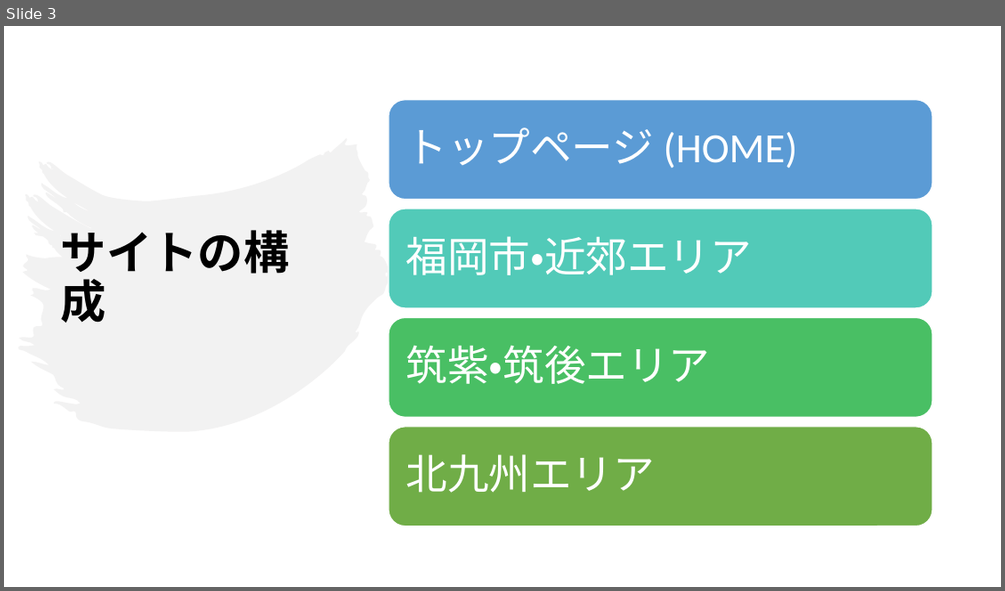
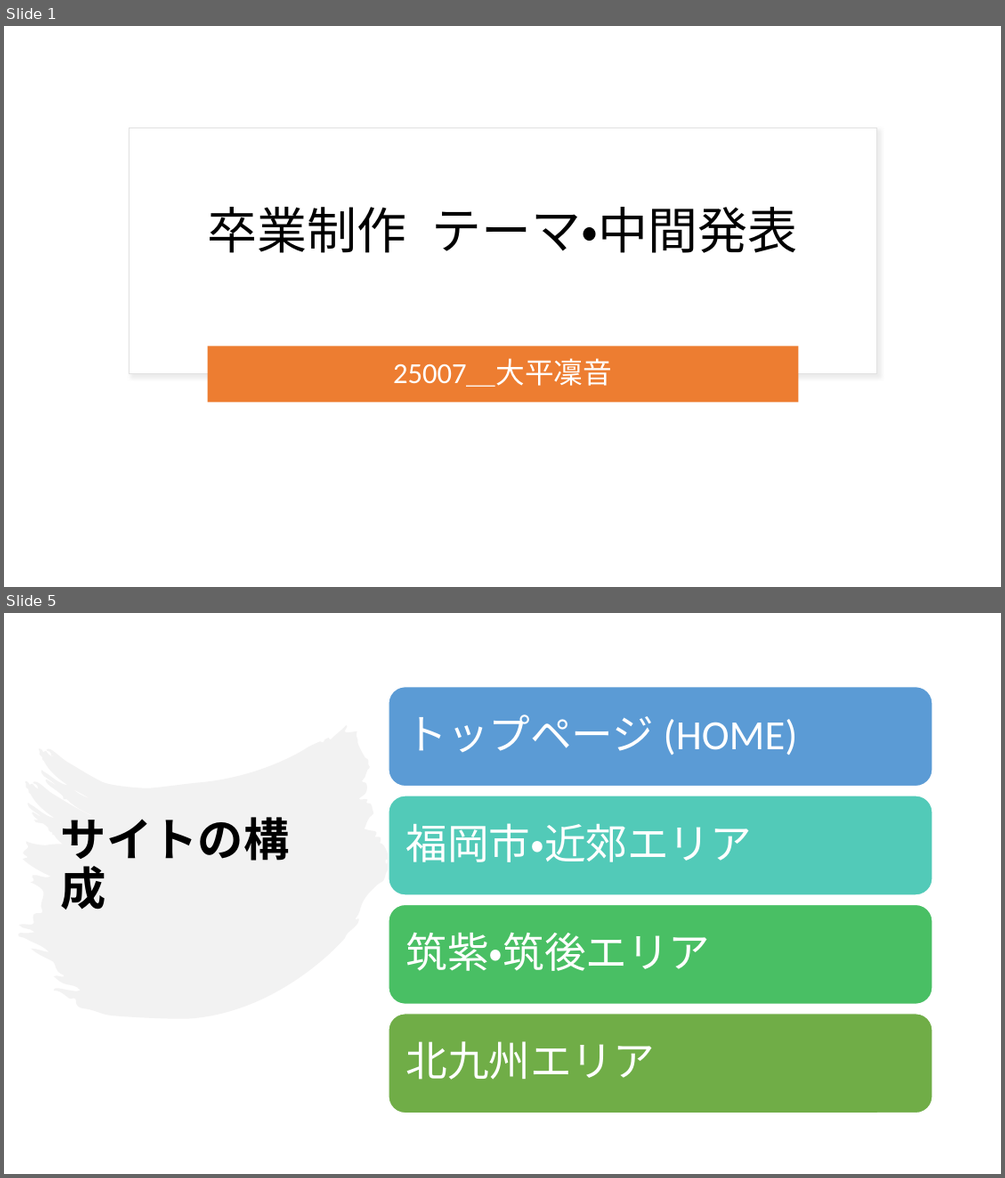
Before and after one commit to Ckg25007/zemi, a slide deck: 中間発表 power point/25007 大平凜音.pptx. Shown one above the other, each under a label of ours: slide 3 before the commit, slides 1 and 5 after it; the slides between them are not shown. The pictures are 1005x591 and 1005x1178 pixels, drawn with LibreOffice and Linux fonts; fonts in the diff are those of the drawing. Boxes give left, top, right and bottom in pixels: in the first picture for what was removed or moved away, otherwise in the second. Text is boxed around its words. In the diff, an @@ line names an element or a change of style, - is before the commit and + after.

Commit message:
中間発表　修正して完了

```diff
--- a/中間発表 power point/25007 大平凜音.pptx
+++ b/中間発表 power point/25007 大平凜音.pptx
@@ slide 1 added at (x1=4, y1=26, x2=1001, y2=587), background #FFFFFF @@
@@ rectangle added at (x1=129, y1=127, x2=877, y2=374), fill #FFFFFF, outline #E1E1E1 1 pt @@
@@ title added at (x1=207, y1=207, x2=797, y2=253), 48 pt, text #000000 @@
+卒業制作 テーマ・中間発表
@@ rounded rectangle added at (x1=208, y1=346, x2=798, y2=402), fill #ED7D31 @@
@@ text added at (x1=393, y1=359, x2=612, y2=386), 28 pt, text #FFFFFF @@
+25007＿大平凜音
@@ what was slide 3 is now slide 5 @@
```
Also in this commit, not shown: 5 slides changed, 1 other slide added.
